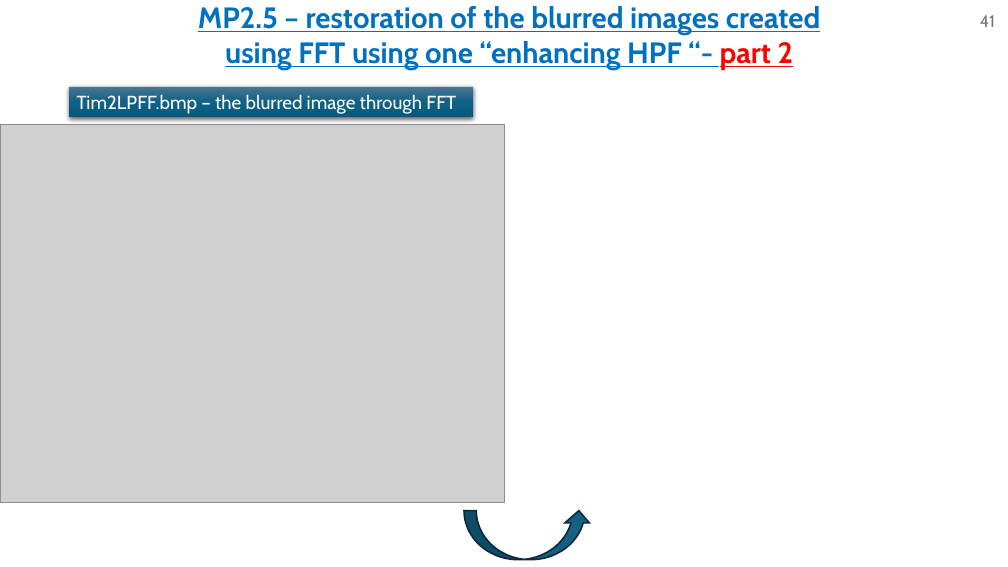
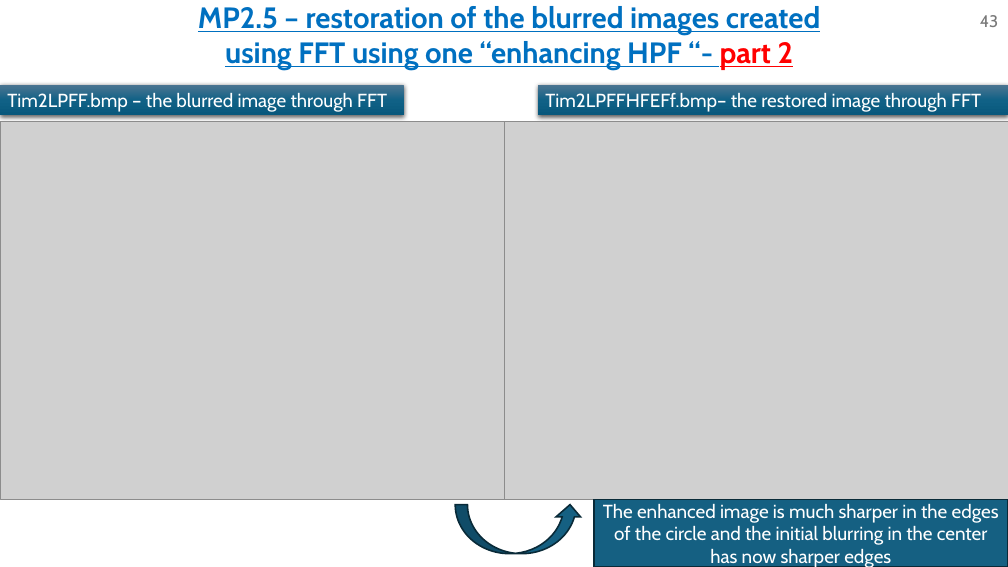
Before and after one commit to omripony/image-processing, a slide deck: slide 43 of MP2/1950-2210-7939-ImPr-IP-MP2.pptx (slide 41 before the commit). Drawn at 1008x567 pixels with LibreOffice and Linux fonts; fonts in the diff are those of the drawing; grey boxes stand for pictures. Boxes give left, top, right and bottom in pixels: in the first picture for what was removed or moved away, otherwise in the second. Text is boxed around its words. In the diff, an @@ line names an element or a change of style, - is before the commit and + after.

```diff
--- a/MP2/1950-2210-7939-ImPr-IP-MP2.pptx
+++ b/MP2/1950-2210-7939-ImPr-IP-MP2.pptx
@@ page number at [980, 15, 999, 27]: text changed @@
-41
+43
@@ rectangle "Tim2LPFF.bmp – the blurred image ...": place and size @@
-rectangle "Tim2LPFF.bmp – the blurred image ..." at [69, 87, 473, 117]
+rectangle "Tim2LPFF.bmp – the blurred image ..." at [0, 85, 404, 115]
@@ rectangle added at [538, 85, 1008, 115], fill gradient #4C7591 to #106287 to #09597D, 18 pt, text #FFFFFF @@
+Tim2LPFFHFEFf.bmp– the restored image through FFT
@@ picture added at [504, 122, 1008, 500] @@
@@ curved up arrow: place and size @@
-curved up arrow at [464, 510, 591, 560]
+curved up arrow at [455, 505, 582, 554]
@@ rectangle added at [594, 500, 1008, 567], fill #156082, outline #092A39 1.5 pt, 18 pt, text #FFFFFF @@
+The enhanced image is much sharper in the edges of the circle and the initial blurring in the center has now sharper edges
```
Also in this commit, not shown: 28 other slides changed, 10 slides added, 12 slides removed, 11 other files.
